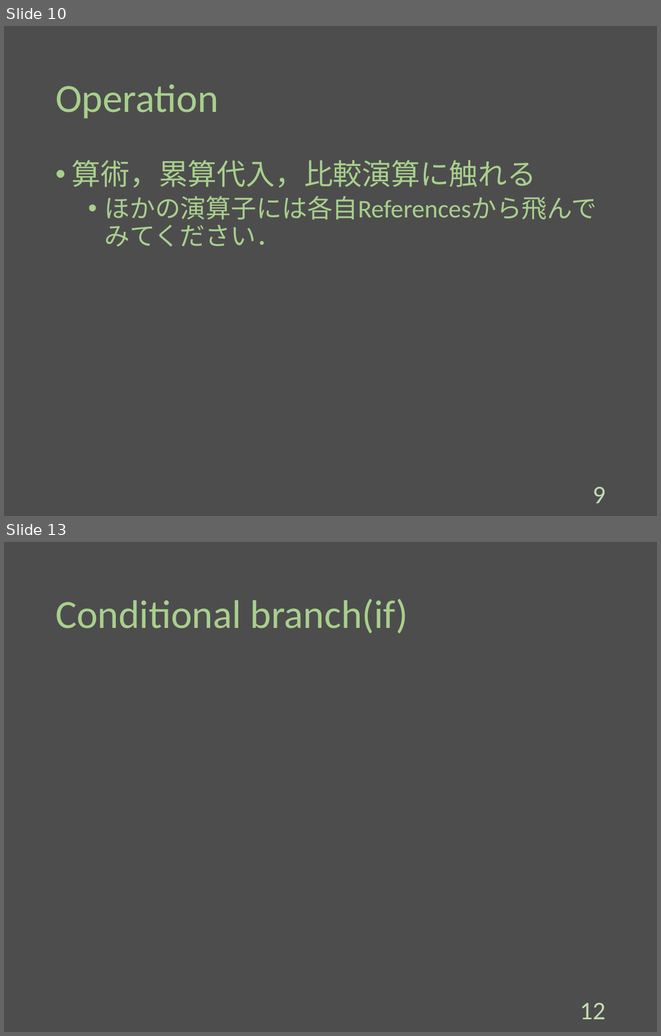
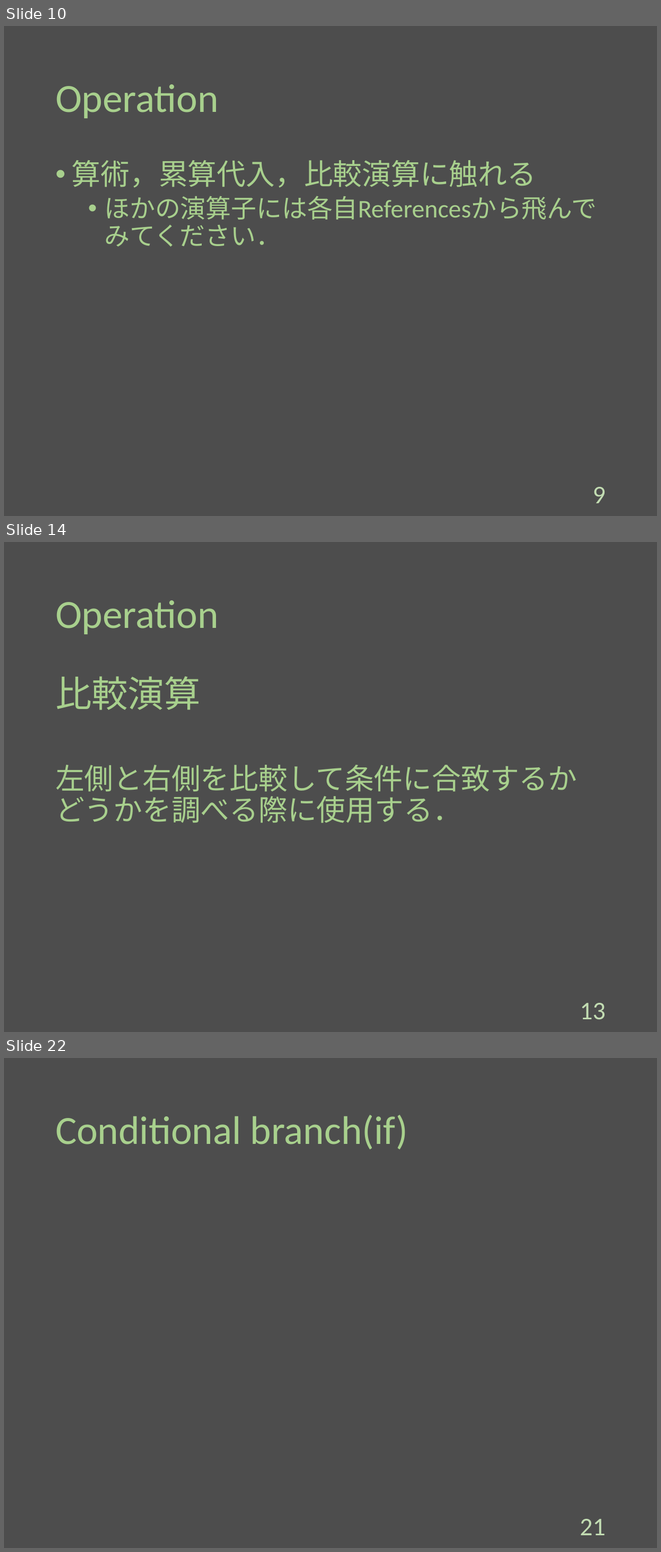
Before and after one commit to Melbeck777/program_seminar, a slide deck: ProgramSlide.pptx. Shown one above the other, each under a label of ours: slides 10 and 13 before the commit, slides 10, 14 and 22 after it; the slides between them are not shown. The pictures are 661x1036 and 661x1552 pixels, drawn with LibreOffice and Linux fonts; fonts in the diff are those of the drawing. Boxes give left, top, right and bottom in pixels: in the first picture for what was removed or moved away, otherwise in the second. Text is boxed around its words. In the diff, an @@ line names an element or a change of style, - is before the commit and + after.

Commit message:
[add]:Write operation and rule of variable name.

```diff
--- a/ProgramSlide.pptx
+++ b/ProgramSlide.pptx
@@ slide 14 added at box(4, 542, 657, 1032), background #4D4D4D @@
@@ title added at box(55, 600, 219, 634), 44 pt, text #A8D08D @@
+Operation
@@ text added at box(55, 676, 577, 823), 32 pt, text #A8D08D @@
+比較演算
+左側と右側を比較して条件に合致するかどうかを調べる際に使用する．
@@ page number added at box(580, 1003, 605, 1020), 28 pt, text #C3DDB3 @@
+13
@@ what was slide 13 is now slide 22 @@
@@ page number at box(580, 1519, 605, 1535): text changed @@
-12
+21
```
Also in this commit, not shown: 5 slides changed, 8 other slides added.
